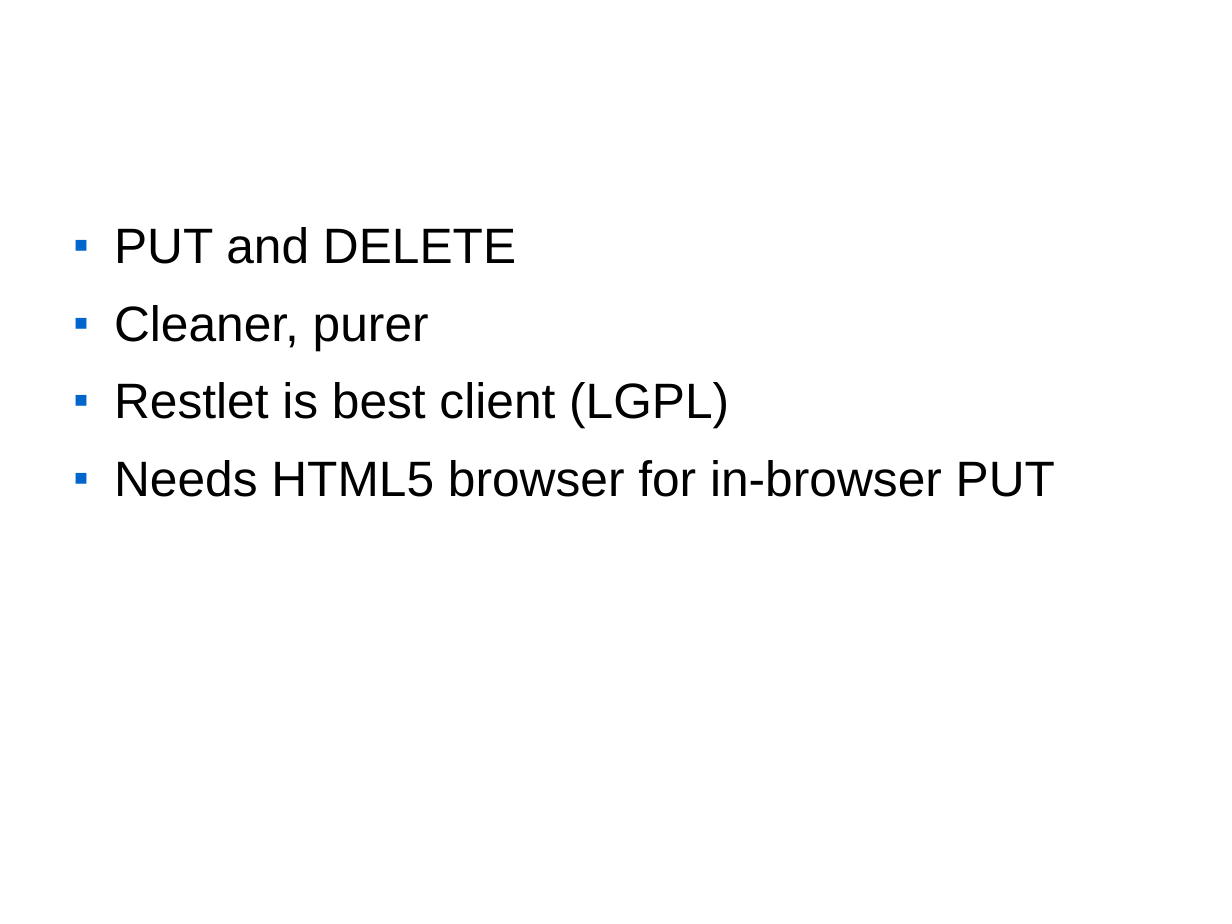
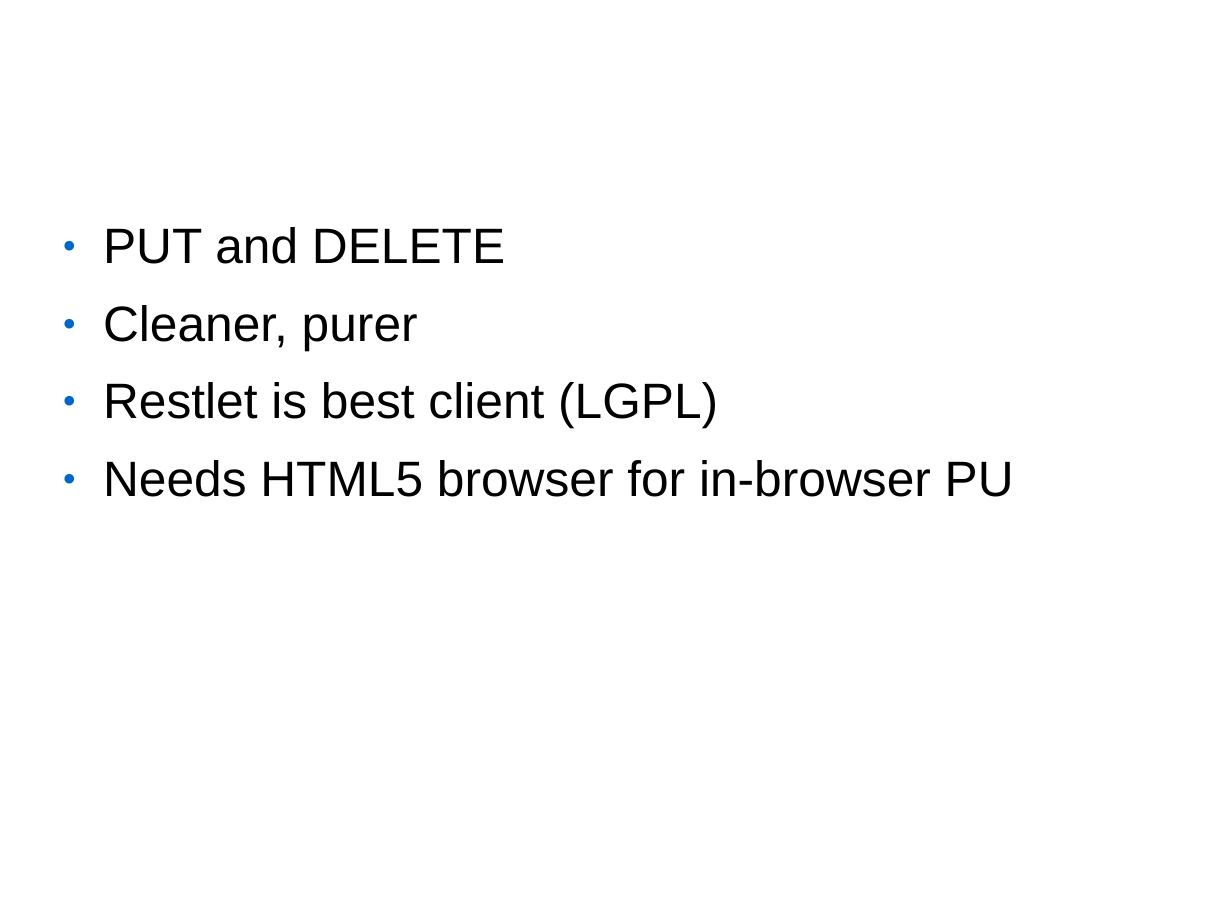
Before and after one commit to rhusar/smartfrog, a slide deck: slide 8 of core/components/hadoop/doc/workshop/mombasa.odp. Drawn at 1232x924 pixels with LibreOffice and Linux fonts; fonts in the diff are those of the drawing; background and template pictures are left out. Boxes give left, top, right and bottom in pixels: in the first picture for what was removed or moved away, otherwise in the second. Text is boxed around its words. In the diff, an @@ line names an element or a change of style, - is before the commit and + after.

```diff
--- a/core/components/hadoop/doc/workshop/mombasa.odp
+++ b/core/components/hadoop/doc/workshop/mombasa.odp
@@ text at [103,227,718,428]: bullet ■ to ● @@
@@ text at [103,460,1014,497]: text changed @@
-■ Needs HTML5 browser for in-browser PUT
+● Needs HTML5 browser for in-browser PU
```
Also in this commit, not shown: 6 other slides changed, 2 slides added, 1 slide removed.
